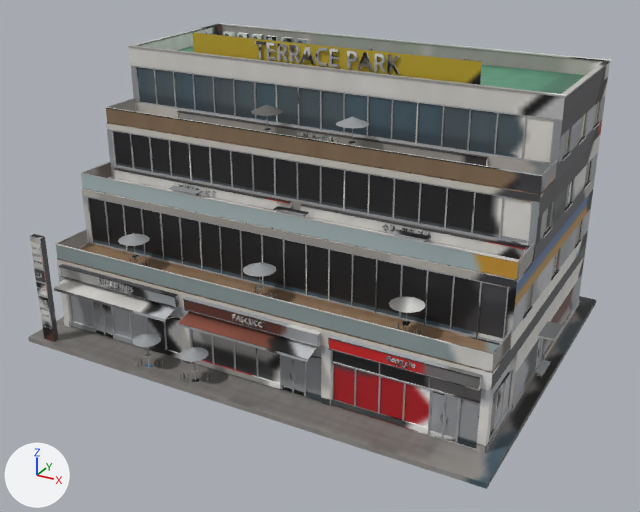
One commit to the FBX model cs2_ilsan/CS2Assets/IlsanTerracePark01/IlsanTerracePark01_LOD1.fbx: the scene before it, then after it.
Before and after are seen from a 50 mm camera at (26.2, -48.2, 28.8) aimed at (0.6, -1.6, 5.4). Lighting does not change. The marker at lower left points along +X, +Y and +Z. The first picture is the older version. Where no turn or scale is listed for an object, it has been applied to the vertices.

The first picture shows 'IlsanTerracePark01_LOD1'.
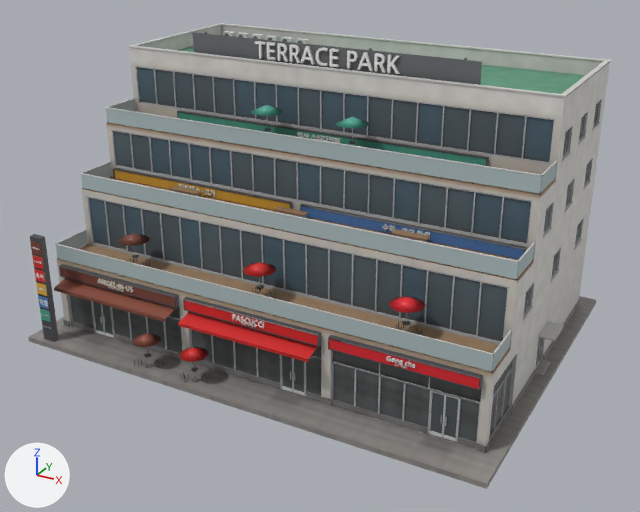
What differs and where, as boxes [x1, y1, x2, y2] in the pictures (640 x 512 px; the box of a moved part takes in the faces that stretch with it):
part 1 of me_ilsanterracepark01_lod1, moved or reshaped
    before: [34, 247, 133, 328]
    after: [32, 247, 133, 329]
part 2 of me_ilsanterracepark01_lod1, reshaped
    before: [232, 314, 263, 328]
    after: [232, 315, 263, 328]
part 3 of me_ilsanterracepark01_lod1, reshaped
    before: [387, 356, 415, 368]
    after: [388, 356, 414, 368]
part 4 of me_ilsanterracepark01_lod1, reshaped
    before: [182, 44, 427, 234]
    after: [179, 41, 430, 240]
part 5 of me_ilsanterracepark01_lod1, surface changed
    both: [30, 23, 611, 489]

Patch to the scene script:
```diff
--- a/cs2_ilsan/CS2Assets/IlsanTerracePark01/IlsanTerracePark01_LOD1.fbx.py
+++ b/cs2_ilsan/CS2Assets/IlsanTerracePark01/IlsanTerracePark01_LOD1.fbx.py
@@ me_ilsanterracepark01_lod1 @@
 # used by ob_ilsanterracepark01_lod1; location = (0.0, 0.0, 0.0)
-me_ilsanterracepark01_lod1.from_pydata(...)  # 26935 vertices, 41573 faces; spans x -16.0..16.0, y -11.9..11.9, z -0.3..18.8
+me_ilsanterracepark01_lod1.from_pydata(...)  # 22750 vertices, 35292 faces; spans x -16.0..16.0, y -11.9..11.9, z -0.3..18.8
+# me_ilsanterracepark01_lod1 part 1: 610 vertices moved within x -14.8..-8.4, y -11.7..-9.8, z 1.0..6.7; 2454 vertices removed from x -11.2..-8.3, y -9.9..-9.8, z 4.1..4.6; 1053 vertices added at x -14.8..-8.7, y -11.7..-9.8, z 1.0..6.7
+# me_ilsanterracepark01_lod1 part 2: 393 vertices moved within x -0.7..1.3, y -9.9..-9.8, z 4.1..4.6; 2167 vertices removed from x -0.8..1.4, y -9.9..-9.8, z 4.1..4.6; 6 vertices added at x -0.6..0.5, y -9.9..-9.8, z 4.3..4.6
+# me_ilsanterracepark01_lod1 part 3: 273 vertices moved within x 9.2..10.8, y -9.9..-9.8, z 4.1..4.6; 1813 vertices removed from x 9.2..10.9, y -9.9..-9.8, z 4.1..4.6; 9 vertices added at x 9.9..10.0, y -9.9..-9.8, z 4.5
+# me_ilsanterracepark01_lod1 part 4: 181 vertices moved within x -8.8..8.8, y -3.8..0.1, z 9.1..18.4; 3 vertices removed from x -1.3..0.5, y -0.8..0.1, z 13.0..17.6; 1640 vertices added at x -8.9..8.9, y -3.8..0.1, z 9.1..18.6
+# me_ilsanterracepark01_lod1 part 5: 18977 kept faces spanning x -16.0..16.0, y -11.9..11.9, z -0.3..18.8 get new texture (UV) coordinates
+# other edits to the shape of me_ilsanterracepark01_lod1 do not show in these pictures
 me_ilsanterracepark01_lod1.materials.append(mat_ilsanterracepark01)
```
